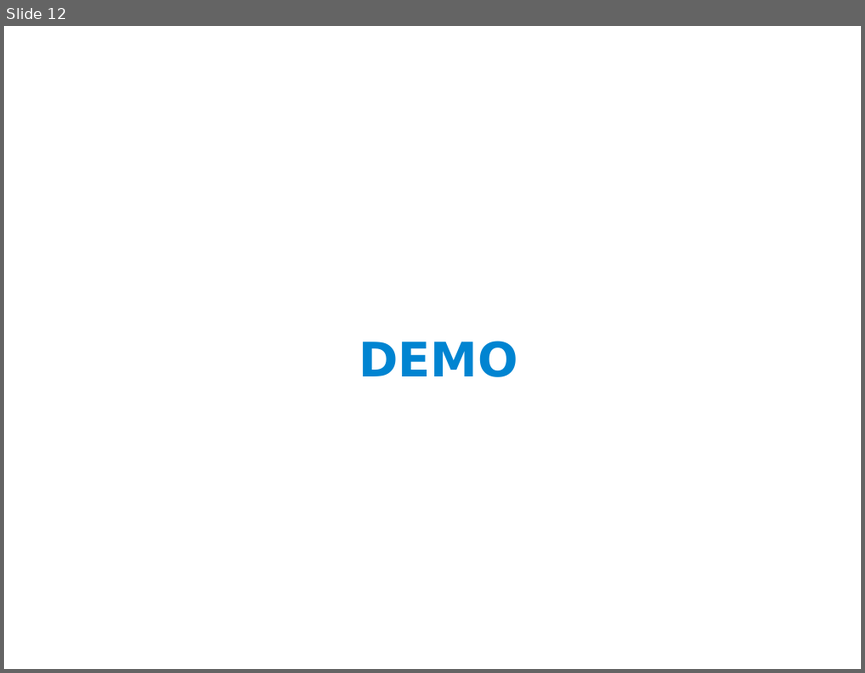
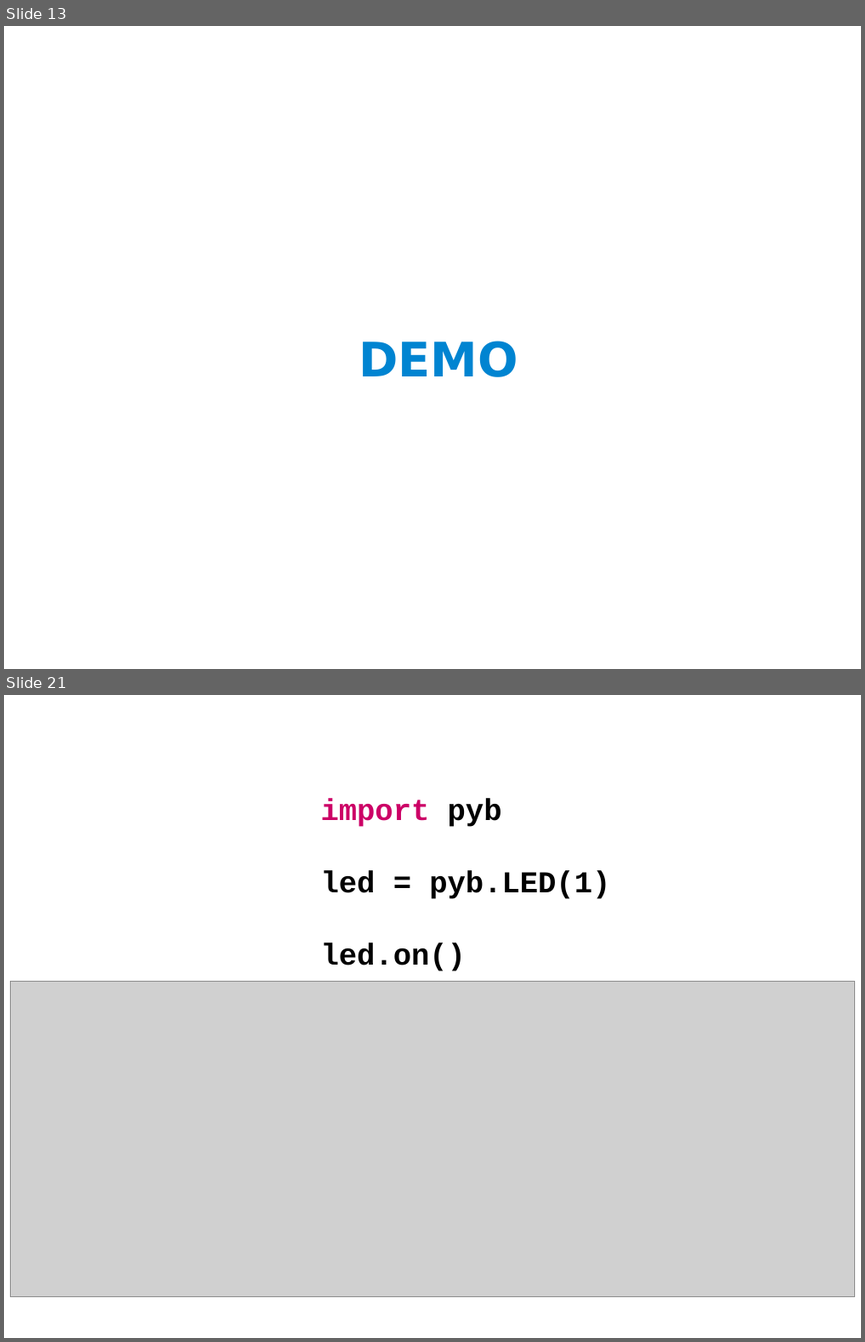
Before and after one commit to ernesto-g/tpfinalcese, a slide deck: presentacion/presentacion_v1.odp. Shown one above the other, each under a label of ours: slide 12 before the commit, slides 13 and 21 after it; the slides between them are not shown. The pictures are 865x673 and 865x1342 pixels, drawn with LibreOffice and Linux fonts; fonts in the diff are those of the drawing; grey boxes stand for pictures; background and template pictures are left out. Boxes give left, top, right and bottom in pixels: in the first picture for what was removed or moved away, otherwise in the second. Text is boxed around its words. In the diff, an @@ line names an element or a change of style, - is before the commit and + after.

```diff
--- a/presentacion/presentacion_v1.odp
+++ b/presentacion/presentacion_v1.odp
@@ slide 21 added at (4,695,861,1338), background picture (left out) @@
@@ text added at (321,798,610,971), 28 pt, text #000000, bold @@
+import pyb
+led = pyb.LED(1)
+led.on()
@@ picture added at (10,981,856,1297) @@
@@ what was slide 12 is now slide 13 @@
```
Also in this commit, not shown: 6 slides changed, 6 other slides added, 4 slides removed.
